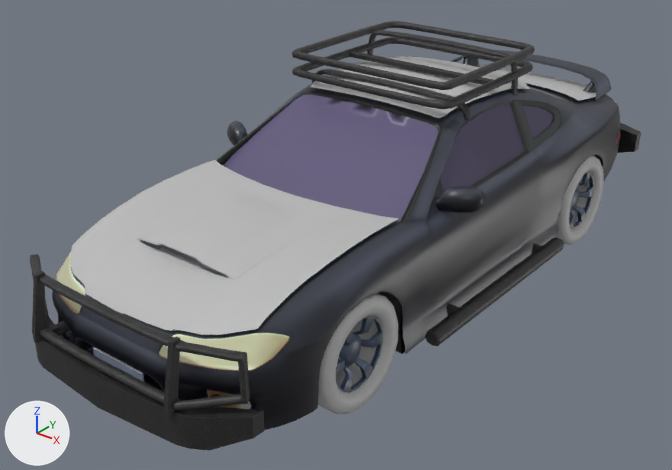
Two versions of the FBX model Assets/Models/Cars/Nissan_Silvia_S15/Nissan_Silvia_S15_1.fbx, one commit apart.
One viewpoint serves both versions: a camera (50 mm lens) standing at (3.26, -4.55, 2.97) and looking at (-0.12, -0.32, 0.35). The lights are fixed; the arrows at lower left show +X, +Y and +Z. Where no turn or scale is listed for an object, it has been applied to the vertices. Vertices at the same position are counted once.

Objects in the first picture: 'Nissan_base', 'Nissan_silvia_s15_wheel.B_L', 'Nissan_silvia_s15_wheel.F_L', 'exportobj:Nissan_carbon', 'pasted__pasted__pasted__polySurface21', 'pasted__pasted__pasted__polySurface31', 'polySurface12', 'polySurface51'.
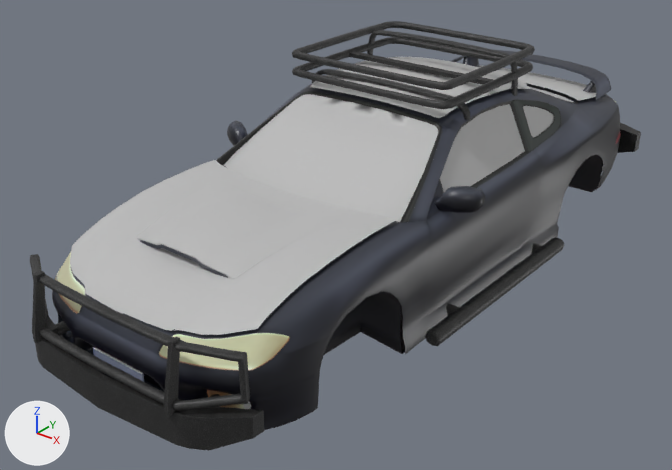
Edits to the bpy script that builds the scene:
```text
Change me_mesh_005:
    where me_mesh_005.from_pydata(...)  # 2424 vertices, 2044 faces; spans x -0.96..0.96, y -2.19..2.19, z -0.56..0.56
    used by ob_nissan_base; location = (0.0, -0.026, 0.71)
    me_mesh_005 part 1: 154 of the faces centred in x -0.74..0.74, y -0.79..1.62, z 0.14..0.47 switch from mat_checker (picture img_nissan_albedotransparency_png) to mat_shina (grey #bcbcbc)
Remove ob_nissan_silvia_s15_wheel_b_l:
    ob_nissan_silvia_s15_wheel_b_l = bpy.data.objects.new('Nissan_silvia_s15_wheel.B_L', me_mesh)
    ob_nissan_silvia_s15_wheel_b_l.location = (0.74, 1.219, 0.328)
Remove ob_nissan_silvia_s15_wheel_f_l:
    ob_nissan_silvia_s15_wheel_f_l = bpy.data.objects.new('Nissan_silvia_s15_wheel.F_L', me_mesh_001)
    ob_nissan_silvia_s15_wheel_f_l.location = (0.717, -1.313, 0.328)
```

Boxes [x1, y1, x2, y2] around the edits, measured in the pictures (672 x 470 px):
'Nissan_silvia_s15_wheel.F_L', deleted: before [318, 294, 398, 414]
    faces in mat_shina (grey #bcbcbc): [318, 294, 398, 414]
    faces in mat_checker (picture img_nissan_albedotransparency_png): [336, 315, 383, 393]
'Nissan_silvia_s15_wheel.B_L', deleted: before [557, 156, 604, 245]
    faces in mat_shina (grey #bcbcbc): [557, 156, 604, 245]
    faces in mat_checker (picture img_nissan_albedotransparency_png): [569, 172, 594, 229]
part 1 of me_mesh_005, recoloured (purple to grey): [223, 86, 574, 222] in both
